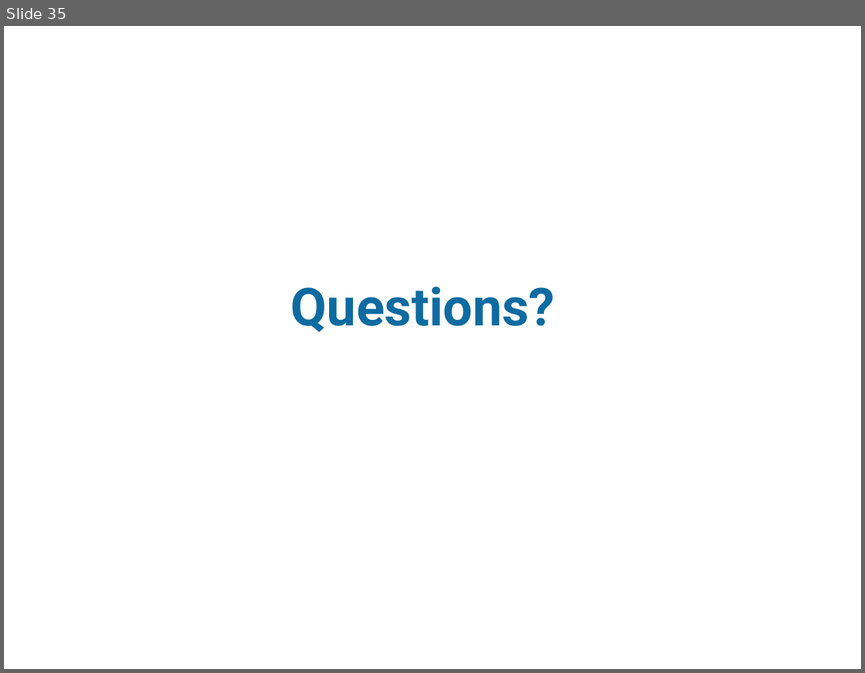
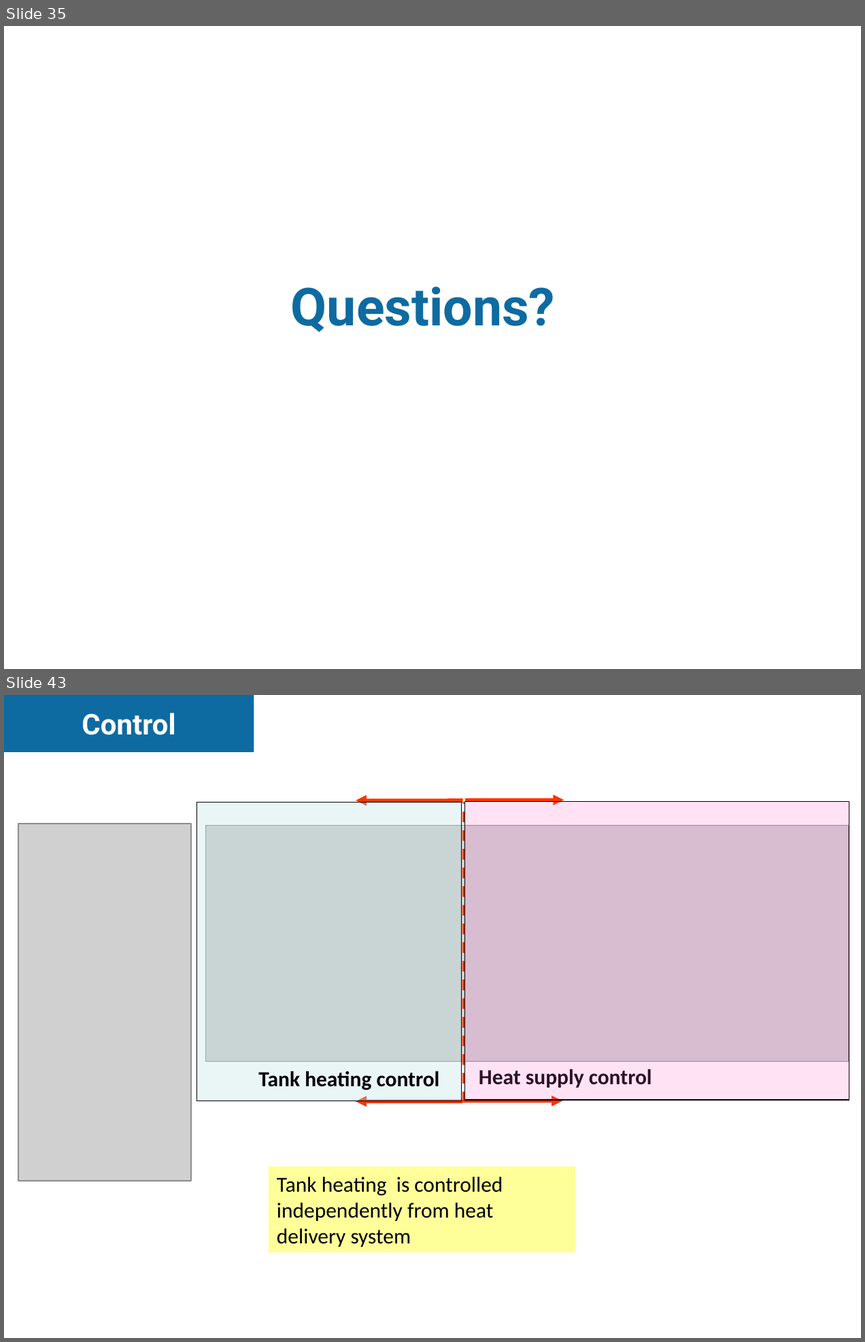
Before and after one commit to danegeorge/CHREM, a slide deck: BIPV-T/2010-03_BIPV-T_SBRN_NRCan_Model_BL.ppt. Shown one above the other, each under a label of ours: slide 35 before the commit, slides 35 and 43 after it; the slides between them are not shown. The pictures are 865x673 and 865x1342 pixels, drawn with LibreOffice and Linux fonts; fonts in the diff are those of the drawing; grey boxes stand for pictures; background and template pictures are left out. Boxes give left, top, right and bottom in pixels: in the first picture for what was removed or moved away, otherwise in the second. Text is boxed around its words. In the diff, an @@ line names an element or a change of style, - is before the commit and + after.

```diff
--- a/BIPV-T/2010-03_BIPV-T_SBRN_NRCan_Model_BL.ppt
+++ b/BIPV-T/2010-03_BIPV-T_SBRN_NRCan_Model_BL.ppt
@@ slide 43 added at (x1=4, y1=695, x2=861, y2=1338), background #FFFFFF @@
@@ rectangle added at (x1=4, y1=695, x2=254, y2=752), fill #0E6BA1, 24 pt, text #FFFFFF, bold @@
+Control
@@ rectangle added at (x1=197, y1=802, x2=462, y2=1100), fill #BBE0E3 at 30% opacity, outline #000000 0.74 pt @@
@@ arrow added from (462, 800) to (356, 800), #FF3300 3 pt @@
@@ line added from (463, 1102) to (463, 802), #FF3300 2.24 pt dashed @@
@@ arrow added from (465, 800) to (564, 800), #FF3300 3 pt @@
@@ rectangle added at (x1=465, y1=801, x2=849, y2=1100), fill #FF66CC at 18% opacity, outline #000000 0.74 pt @@
@@ picture added at (x1=18, y1=824, x2=192, y2=1181) @@
@@ picture added at (x1=205, y1=826, x2=848, y2=1061) @@
@@ text added at (x1=258, y1=1071, x2=440, y2=1090), 18 pt, text #000000, bold @@
+Tank heating control
@@ text added at (x1=479, y1=1069, x2=652, y2=1087), 18 pt, text #000000, bold @@
+Heat supply control
@@ arrow added from (462, 1101) to (356, 1101), #FF3300 3 pt @@
@@ arrow added from (463, 1100) to (563, 1100), #FF3300 3 pt @@
@@ rectangle added at (x1=268, y1=1166, x2=575, y2=1252), fill #FFFF99, 18 pt, text #000000 @@
+Tank heating is controlled independently from heat delivery system
```
Also in this commit, not shown: 9 other slides added.
